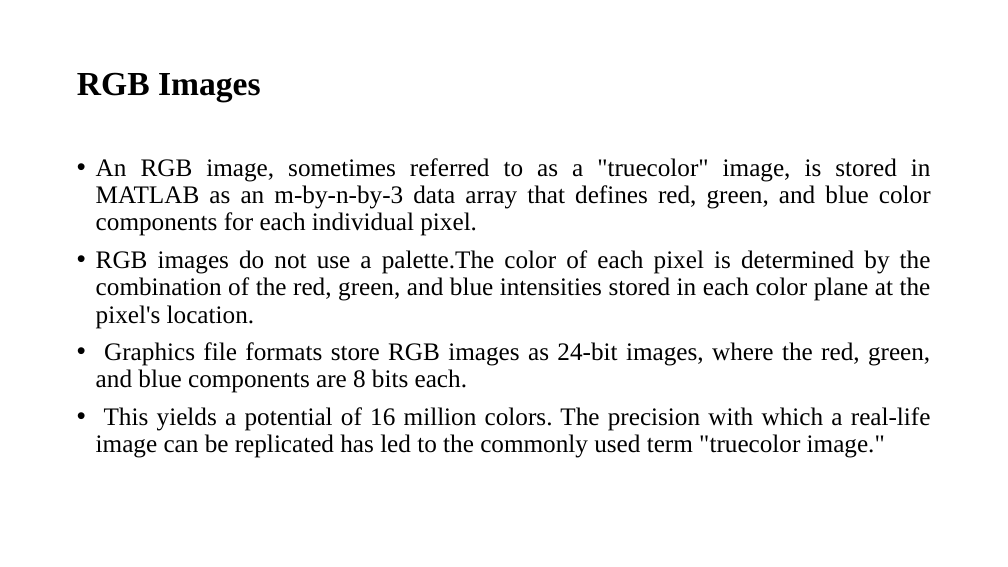
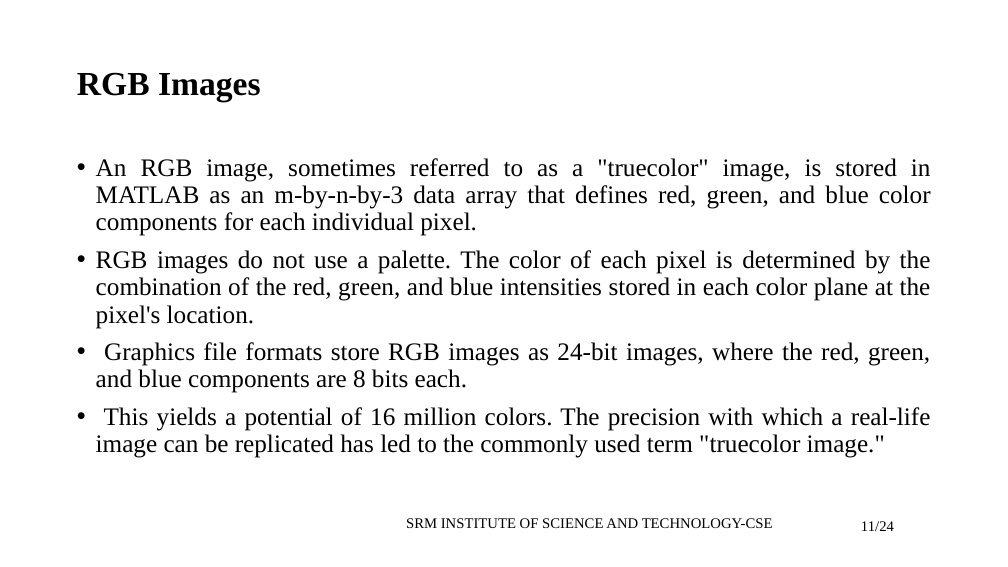
Before and after one commit to akhilmantha/Reverse-Data-Hiding-Using-Histogram-Comparison-And-MPE-Predictors, a slide deck: slide 11 of Research/Presentation/ppt (11) (1).pptx. Drawn at 1008x567 pixels with LibreOffice and Linux fonts; fonts in the diff are those of the drawing. Boxes give left, top, right and bottom in pixels: in the first picture for what was removed or moved away, otherwise in the second. Text is boxed around its words. In the diff, an @@ line names an element or a change of style, - is before the commit and + after.

```diff
--- a/Research/Presentation/ppt (11) (1).pptx
+++ b/Research/Presentation/ppt (11) (1).pptx
@@ text at (x1=96, y1=250, x2=931, y2=329): spaces changed @@
-• RGB images do not use a palette.The color of each pixel is determined by the combination of the red, green, and blue intensities stored in each color plane at the pixel's location.
+• RGB images do not use a palette. The color of each pixel is determined by the combination of the red, green, and blue intensities stored in each color plane at the pixel's location.
@@ text added at (x1=406, y1=518, x2=773, y2=528), 14 pt, text #000000 @@
+SRM INSTITUTE OF SCIENCE AND TECHNOLOGY-CSE
@@ text added at (x1=861, y1=521, x2=894, y2=531), 14 pt, text #000000 @@
+11/24
```
Also in this commit, not shown: 18 other slides changed, 5 slides added, 3 slides removed.
